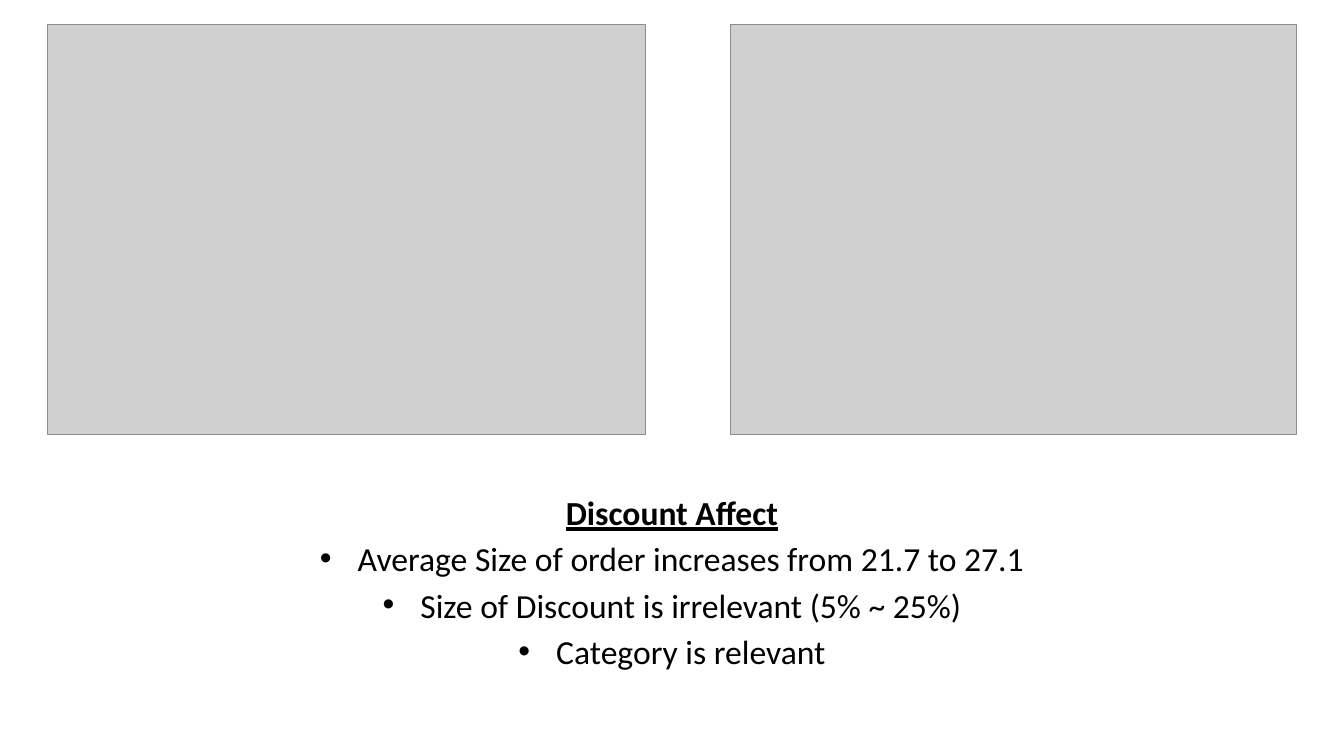
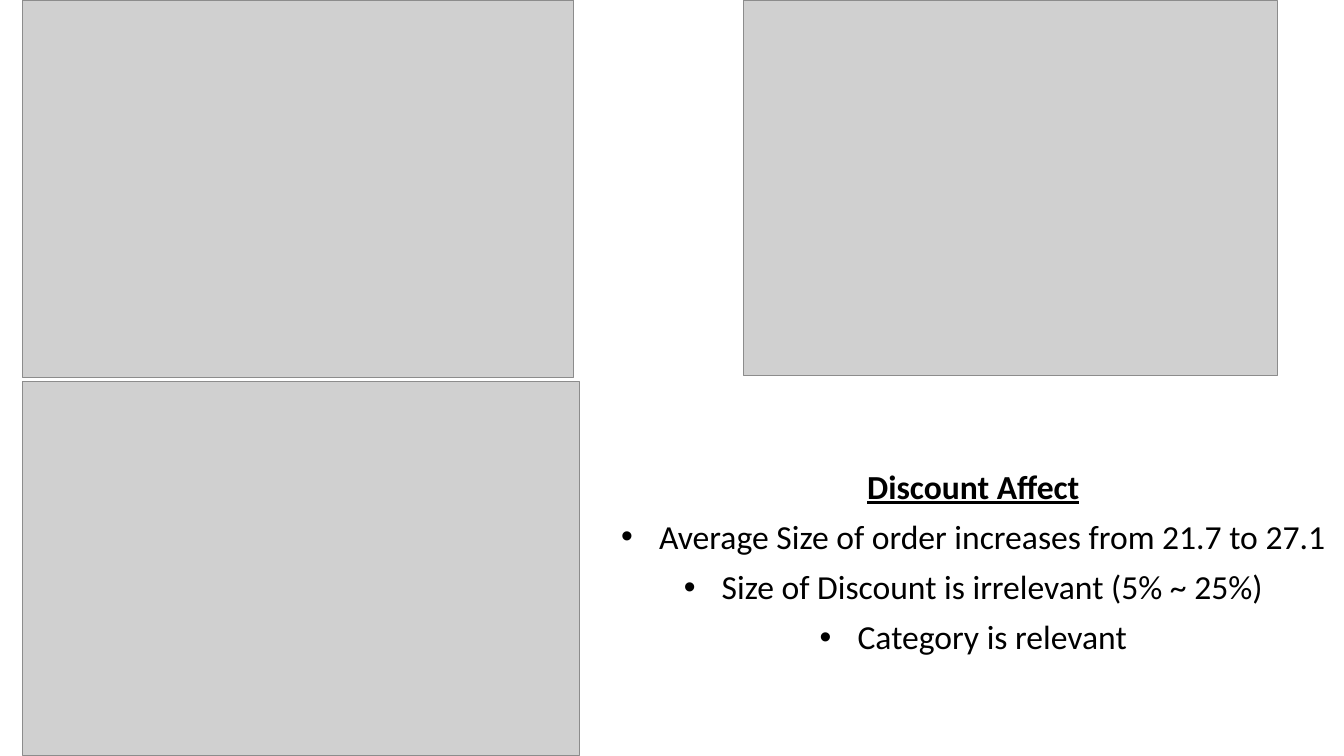
Before and after one commit to joewebb11/dsc-2-final-project-online-ds-pt-112618, a slide deck: slide 4 of NorthWindsPresentation.pptx. Drawn at 1344x756 pixels with LibreOffice and Linux fonts; fonts in the diff are those of the drawing; grey boxes stand for pictures. Boxes give left, top, right and bottom in pixels: in the first picture for what was removed or moved away, otherwise in the second. Text is boxed around its words. In the diff, an @@ line names an element or a change of style, - is before the commit and + after.

```diff
--- a/NorthWindsPresentation.pptx
+++ b/NorthWindsPresentation.pptx
@@ picture: place and size @@
-picture at (47,24,645,435)
+picture at (23,0,574,378)
@@ picture: place and size @@
-picture at (731,24,1297,435)
+picture at (743,1,1277,376)
@@ picture added at (23,381,580,756) @@
@@ subtitle "Discount Affect": place and size @@
-subtitle "Discount Affect" at (358,501,1023,670)
+subtitle "Discount Affect" at (659,475,1325,655)
@@ subtitle "Discount Affect" at (659,475,1325,655): line spacing 0.8 to 0.9 @@
```
Also in this commit, not shown: 5 other slides changed, 2 slides added, 2 slides removed, 2 other files.
